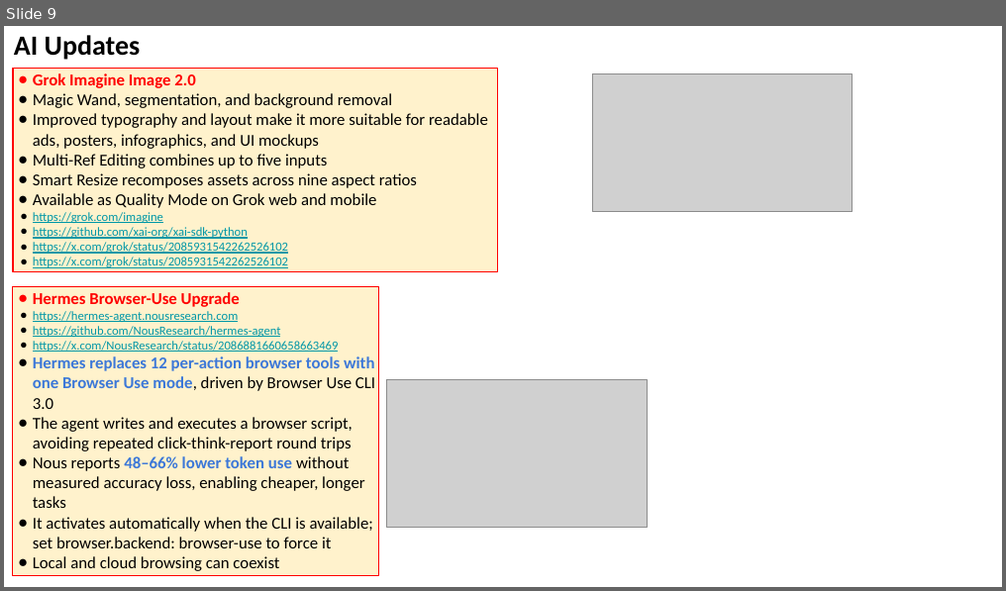
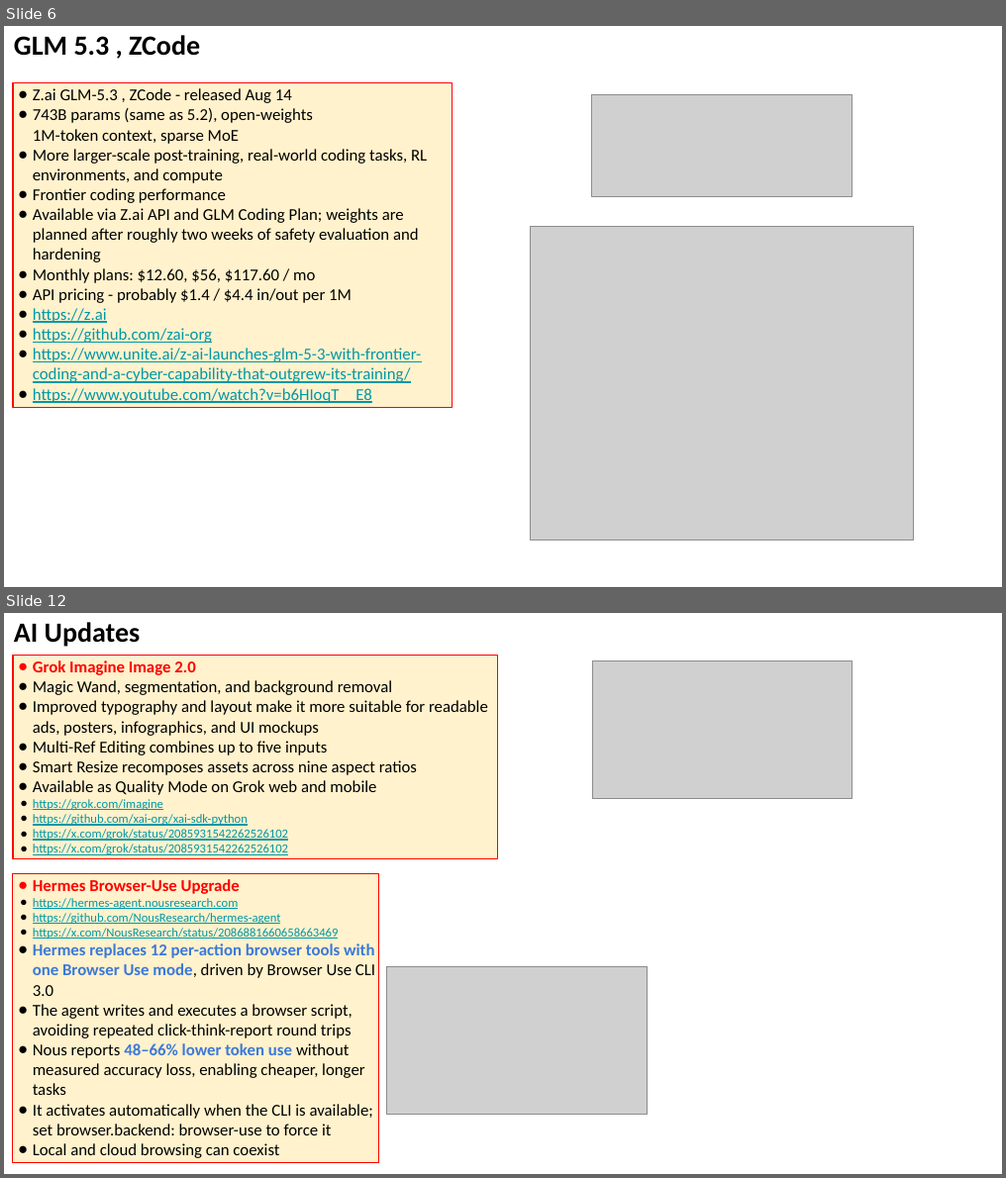
Before and after one commit to lselector/seminar, a slide deck: 2026/2026-08-14-AI-Updates.pptx. Shown one above the other, each under a label of ours: slide 9 before the commit, slides 6 and 12 after it; the slides between them are not shown. The pictures are 1006x591 and 1006x1178 pixels, drawn with LibreOffice and Linux fonts; fonts in the diff are those of the drawing; grey boxes stand for pictures. Boxes give left, top, right and bottom in pixels: in the first picture for what was removed or moved away, otherwise in the second. Text is boxed around its words. In the diff, an @@ line names an element or a change of style, - is before the commit and + after.

```diff
--- a/2026/2026-08-14-AI-Updates.pptx
+++ b/2026/2026-08-14-AI-Updates.pptx
@@ slide 6 added at (4,26,1002,587), background #FFFFFF @@
@@ text added at (14,35,200,56), 20 pt, text #000000, bold @@
+GLM 5.3 , ZCode
@@ rectangle added at (13,82,452,407), fill #FFF2CC, outline #FF0000 0.75 pt, 12 pt, text #000000 @@
+● Z.ai GLM-5.3 , ZCode - released Aug 14
+● 743B params (same as 5.2), open-weights
+  1M-token context, sparse MoE
+● More larger-scale post-training, real-world coding tasks, RL environments, and compute
+● Frontier coding performance
+● Available via Z.ai API and GLM Coding Plan; weights are planned after roughly two weeks of safety evaluation and hardening
+● Monthly plans: $12.60, $56, $117.60 / mo
+● API pricing - probably $1.4 / $4.4 in/out per 1M
+● https://z.ai
+● https://github.com/zai-org
+● https://www.unite.ai/z-ai-launches-glm-5-3-with-frontier-coding-and-a-cyber-capability-that-outgrew-its-training/
+● https://www.youtube.com/watch?v=b6HIoqT__E8
@@ picture added at (592,95,851,196) @@
@@ picture added at (530,227,913,540) @@
@@ what was slide 9 is now slide 12 @@
```
Also in this commit, not shown: 20 slides changed, 1 other slide added.
